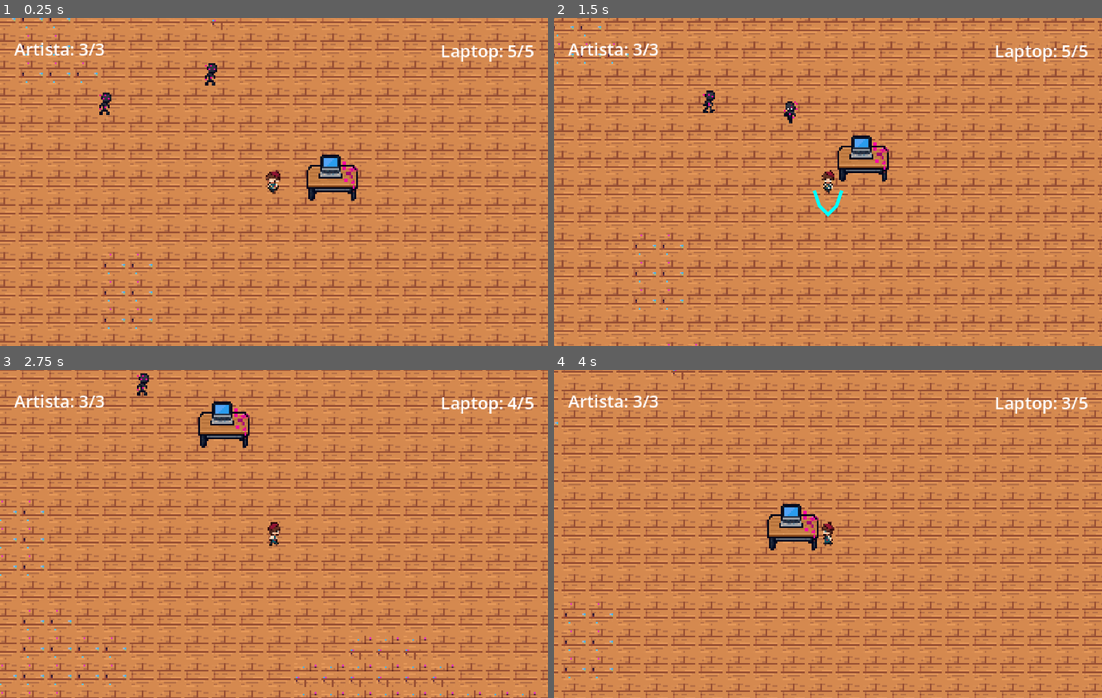
Above: before the commit, frames 1-4 (two rows, left to right).
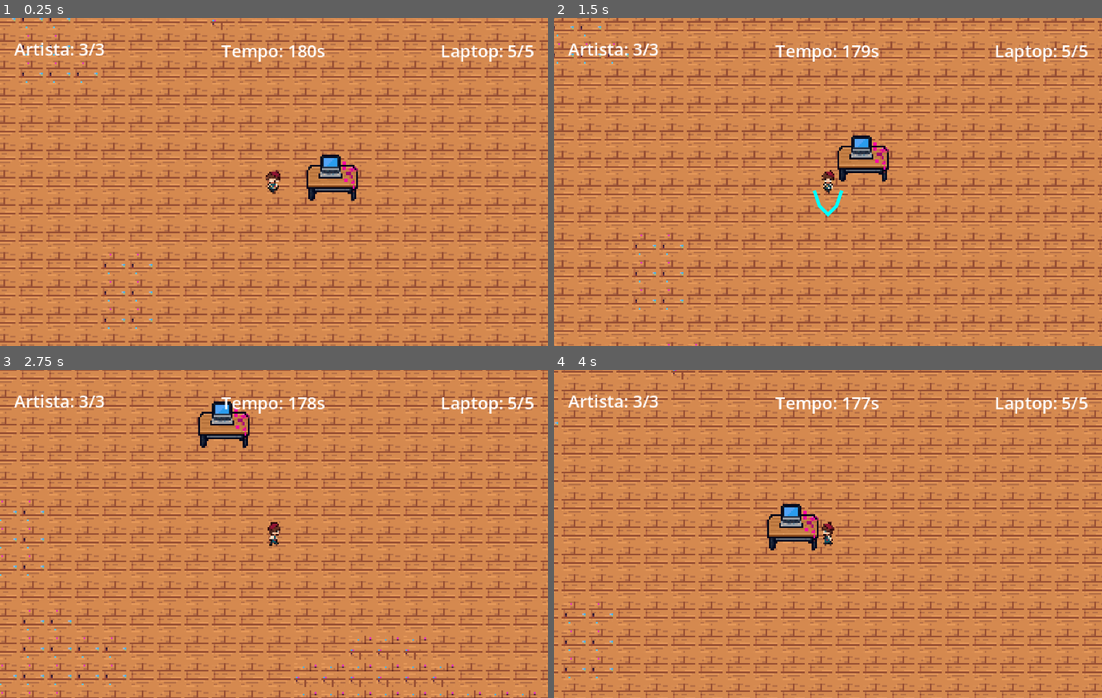
Above: after the commit, the same moments.

Repository: MatheusIoriFacina/Estudio-Pixel-Art-Corrompido
Game: Godot game, scene res://scenes/estudio.tscn
Two runs of this game, one before a commit and one after it. Both use one fixed random seed, a clock stepped at 60 frames per second and the inputs below.
Inputs:
- Up to frame 1 (0.25 s): no input
- Up to frame 2 (1.5 s): hold D (mover_direita) 0.53-1.28 s; hold R (reiniciar, bound only after the commit) 0.53-1.28 s; hold S (mover_baixo) from 1.28 s (still down); tap Space (atacar) at 1.35 s
- Up to frame 3 (2.75 s): tap R (reiniciar, bound only after the commit) at 1.55 s; release S (mover_baixo) at 2.03 s; hold D (mover_direita) from 2.03 s (still down); hold R (reiniciar, bound only after the commit) from 2.03 s (still down)
- Up to frame 4 (4 s): release D (mover_direita) at 2.78 s; release R (reiniciar, bound only after the commit) at 2.78 s; hold W (mover_cima) 2.78-3.53 s; tap R (reiniciar, bound only after the commit) at 2.85 s; hold A (mover_esquerda) from 3.53 s (still down); hold R (reiniciar, bound only after the commit) from 3.53 s (still down); tap Space (atacar) at 3.6 s

The runs differ from the first frame. In frame 1, 0.5% of the frame differs, in the area x 18-60%, y 8-30%; in frame 2, 0.5%; in frame 3, 0.5%; in frame 4, 0.3%.

Commit message:
feat: adiciona spawn de inimigos, tempo e tela de vitoria

Diff:
--- a/project.godot
+++ b/project.godot
@@ -57,7 +57,7 @@
 }
 reiniciar={
 "deadzone": 0.2,
-"events": [Object(InputEventKey,"resource_local_to_scene":fa …(66 unchanged characters)… se,"shift_pressed":false,"ctrl_pressed":true,"meta_pressed":false,"pressed":false,"keycode":0,"physical_keycode":82,"key_label":0,"unicode":0,"location":0,"echo":false,"script":null)
+"events": [Object(InputEventKey,"resource_local_to_scene":fa …(66 unchanged characters)… se,"shift_pressed":false,"ctrl_pressed":false,"meta_pressed":false,"pressed":false,"keycode":0,"physical_keycode":82,"key_label":0,"unicode":114,"location":0,"echo":false,"script":null)
 ]
 }
 
--- a/scenes/estudio.tscn
+++ b/scenes/estudio.tscn
@@ -444,6 +444,7 @@
 [node name="Estudio" type="Node2D" unique_id=179109245]
 position = Vector2(0, 48)
 script = ExtResource("1_41w6c")
+cena_inimigo = ExtResource("5_21lwa")
 
 [node name="Chao" type="TileMapLayer" parent="." unique_id=761759568]
 tile_map_data = PackedByteArray("AAAAAAAABAAAAAAAAAAAAAEABAAAAAAAAAAAAAIABAAAAAAAAAAAAAMABAAAAAAAAAAAAAQABAAAAAAAAAAAAA …(17200 unchanged characters)…
@@ -471,12 +472,6 @@
 [node name="Laptop" parent="." unique_id=982802117 instance=ExtResource("4_21lwa")]
 z_index = 2
 position = Vector2(327, 175)
-
-[node name="Inimigo" parent="." unique_id=1640804471 instance=ExtResource("5_21lwa")]
-position = Vector2(188, 143)
-
-[node name="Inimigo2" parent="." unique_id=1088361417 instance=ExtResource("5_21lwa")]
-position = Vector2(251, 123)
 
 [node name="HUD" type="CanvasLayer" parent="." unique_id=1445661724]
 
@@ -505,3 +500,34 @@
 horizontal_alignment = 1
 vertical_alignment = 1
 metadata/_edit_use_anchors_ = true
+
+[node name="Tempo" type="Label" parent="HUD" unique_id=1268211743]
+offset_left = 120.0
+offset_top = 8.0
+offset_right = 200.0
+offset_bottom = 31.0
+theme_override_font_sizes/font_size = 10
+text = "Tempo: "
+horizontal_alignment = 1
+vertical_alignment = 1
+
+[node name="PontosSpawn" type="Node2D" parent="." unique_id=116281608]
+
+[node name="Ponto1" type="Marker2D" parent="PontosSpawn" unique_id=1719550878]
+position = Vector2(104, 13)
+
+[node name="Ponto2" type="Marker2D" parent="PontosSpawn" unique_id=66903768]
+position = Vector2(551, 14)
+
+[node name="Ponto3" type="Marker2D" parent="PontosSpawn" unique_id=1078525573]
+position = Vector2(329, 13)
+
+[node name="Ponto4" type="Marker2D" parent="PontosSpawn" unique_id=1811869268]
+position = Vector2(333, 367)
+
+[node name="TimerSpawn" type="Timer" parent="." unique_id=2087241528]
+wait_time = 3.0
+
+[node name="TimerPartida" type="Timer" parent="." unique_id=823678514]
+wait_time = 180.0
+one_shot = true
--- a/scripts/estudio.gd
+++ b/scripts/estudio.gd
@@ -1,4 +1,6 @@
 extends Node2D
+
+@export var cena_inimigo: PackedScene
 
 var acabou: bool = false
 
@@ -7,25 +9,51 @@
 
 @onready var texto_artista: Label = $HUD/VidaArtista
 @onready var texto_laptop: Label = $HUD/VidaLaptop
+@onready var texto_tempo: Label = $HUD/Tempo
 @onready var mensagem: Label = $HUD/Mensagem
+
+@onready var timer_spawn: Timer = $TimerSpawn
+@onready var timer_partida: Timer = $TimerPartida
+@onready var pontos_spawn: Node2D = $PontosSpawn
 
 
 func _ready() -> void:
 	jogador.vida_alterada.connect(_atualizar_artista)
 	laptop.vida_alterada.connect(_atualizar_laptop)
 
-	jogador.morreu.connect(
-		_encerrar.bind("VOCÊ MORREU")
-	)
-
+	jogador.morreu.connect(_encerrar.bind("VOCÊ MORREU"))
 	laptop.destruido.connect(
 		_encerrar.bind("O LAPTOP FOI DESTRUIDO")
 	)
 
+	timer_spawn.timeout.connect(_gerar_inimigo)
+	timer_partida.timeout.connect(_vencer)
+
 	_atualizar_artista(jogador.vida_atual, jogador.vida_maxima)
 	_atualizar_laptop(laptop.vida_atual, laptop.vida_maxima)
+	mensagem.text = ""
 
-	mensagem.text = ""
+	timer_partida.start()
+	timer_spawn.start()
+
+
+func _process(_delta: float) -> void:
+	if acabou:
+		return
+
+	var segundos: int = ceili(timer_partida.time_left)
+	texto_tempo.text = "Tempo: %ds" % segundos
+
+
+func _gerar_inimigo() -> void:
+	if acabou:
+		return
+
+	var ponto := pontos_spawn.get_children().pick_random() as Marker2D
+	var novo_inimigo := cena_inimigo.instantiate() as Node2D
+
+	novo_inimigo.position = to_local(ponto.global_position)
+	add_child(novo_inimigo)
 
 
 func _atualizar_artista(atual: int, maxima: int) -> void:
@@ -36,15 +64,27 @@
 	texto_laptop.text = "Laptop: %d/%d" % [atual, maxima]
 
 
+func _vencer() -> void:
+	if acabou:
+		return
+
+	texto_tempo.text = "Tempo: 0s"
+	_encerrar("VOCÊ VENCEU!\nO laptop foi protegido.")
+
+
 func _encerrar(motivo: String) -> void:
 	if acabou:
 		return
 
 	acabou = true
+
+	timer_spawn.stop()
+	timer_partida.stop()
+
 	jogador.encerrar()
 	get_tree().call_group("inimigos", "encerrar")
 
-	mensagem.text = motivo + "\nPressione CTRL + R para reiniciar."
+	mensagem.text = motivo + "\nPressione R para reiniciar."
 
 
 func _unhandled_input(event: InputEvent) -> void:
